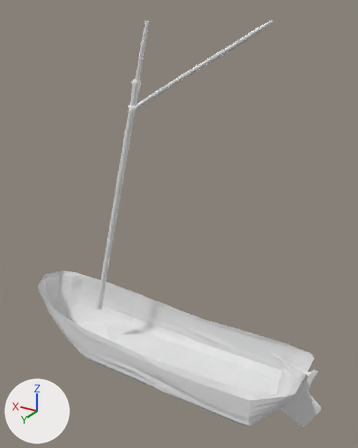
Before and after pictures for a commit that changed the Blender file Fragata Versions/FragataV3.blend.
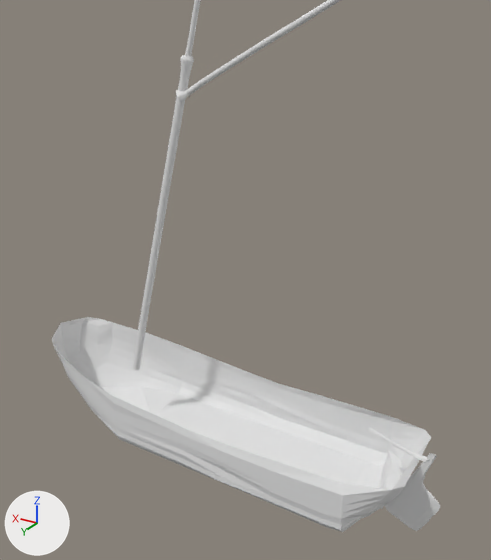
The first picture shows the older version from a 50 mm camera at (-1.32, 1.94, 1.68) aimed at (-0.13, -0.04, 0.69). The close-ups show both versions on the part from 0% to 100% of the width and 9% to 100% of the height of that picture. Lighting does not change. The marker at lower left points along +X, +Y and +Z.

The first close-up shows 'Casco_repo', 'Cylinder', 'Cylinder.001', 'Leme_repo'.
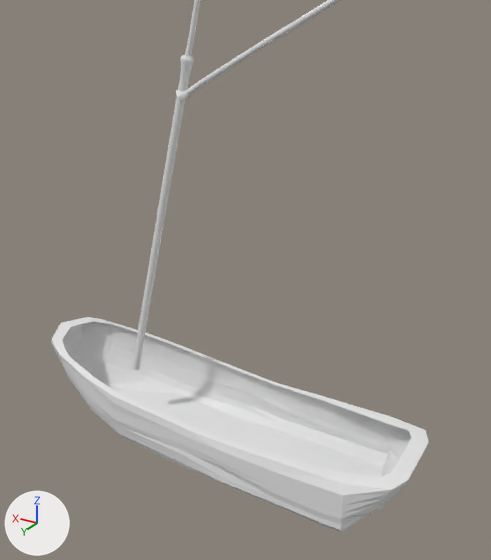
Edits to the bpy script that builds the scene:
```text
Change me_retopoflow_003:
    used by ob_casco_repo; location = (0.0, 0.0, 0.0)
    remove me_retopoflow_003.from_pydata(...)  # 179 vertices, 153 faces; spans x -0.86..0.84, y 0.0..0.24, z -0.21..0.14
    add me_retopoflow_003.from_pydata(...)  # 167 vertices, 143 faces; spans x -0.86..0.84, y 0.0..0.24, z -0.21..0.14
    me_retopoflow_003 part 1
    28 vertices are removed from x -0.86..-0.75, y 0.0..0.15, z -0.19..0.08
    43 faces are deleted
    3 vertices in x 0.73..0.8, y 0.1..0.13, z 0.05..0.11 move by (0.0, 0.01, 0.0)
    11 vertices move from x -0.86..0.5, y 0.0..0.23, z -0.19..0.08 to x -0.8..0.5, y 0.0..0.23, z -0.18..0.08
    16 vertices are added at x -0.79..0.78, y 0.0..0.21, z -0.12..0.14
    33 new faces join them
Change ob_leme_repo:
    add ob_leme_repo.hide_set(True)
```

What differs and where, as boxes [x1, y1, x2, y2] in the close-ups (491 x 560 px):
'Casco_repo', reshaped: before [52, 317, 431, 532]; after [51, 317, 429, 532]
'Leme_repo', hidden: before [368, 427, 440, 531]
